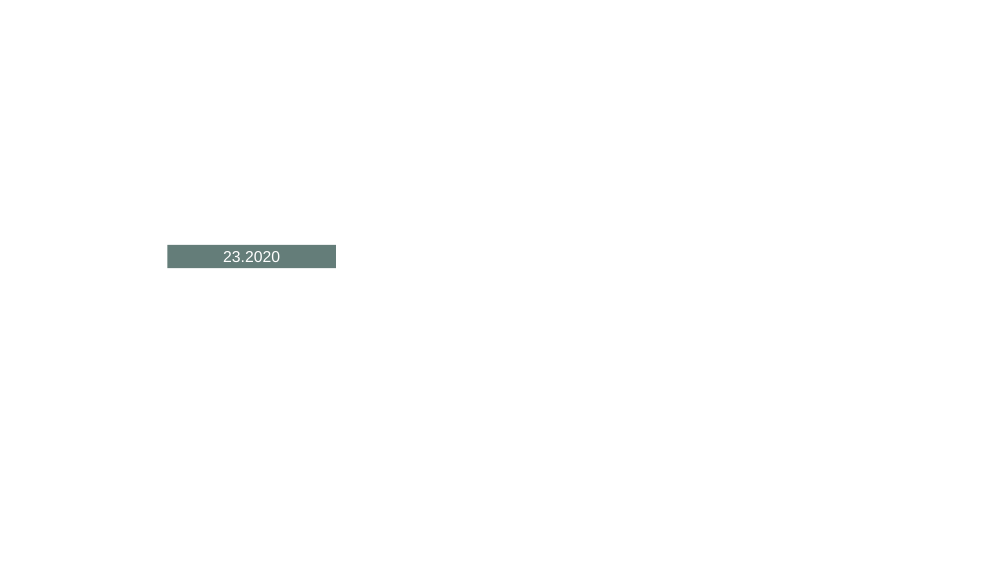
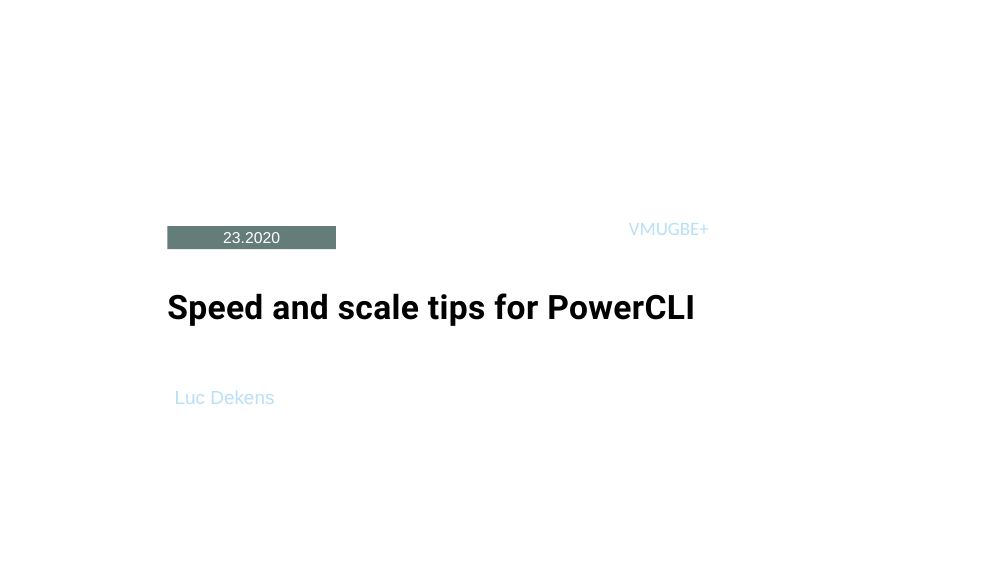
Before and after one commit to lucdekens/VMUGBE-2020, a slide deck: slide 1 of VMUGBE-2020.pptx. Drawn at 1008x567 pixels with LibreOffice and Linux fonts; fonts in the diff are those of the drawing; background and template pictures are left out. Boxes give left, top, right and bottom in pixels: in the first picture for what was removed or moved away, otherwise in the second. Text is boxed around its words. In the diff, an @@ line names an element or a change of style, - is before the commit and + after.

```diff
--- a/VMUGBE-2020.pptx
+++ b/VMUGBE-2020.pptx
@@ text "OCTOBER": place and size @@
-text "OCTOBER" at [167,223,336,242]
+text "OCTOBER" at [167,203,336,222]
@@ text "23.2020": place and size @@
-text "23.2020" at [167,245,336,268]
+text "23.2020" at [167,226,336,250]
@@ text added at [629,223,709,235], 18 pt, text #B8E0F6 @@
+VMUGBE+
@@ title added at [167,293,695,326], 32 pt, text #000000, bold @@
+Speed and scale tips for PowerCLI
@@ text added at [175,390,274,404], 18 pt, text #B8E0F6 @@
+Luc Dekens
```
Also in this commit, not shown: 19 slides added, 3 slides removed, 30 other files.
